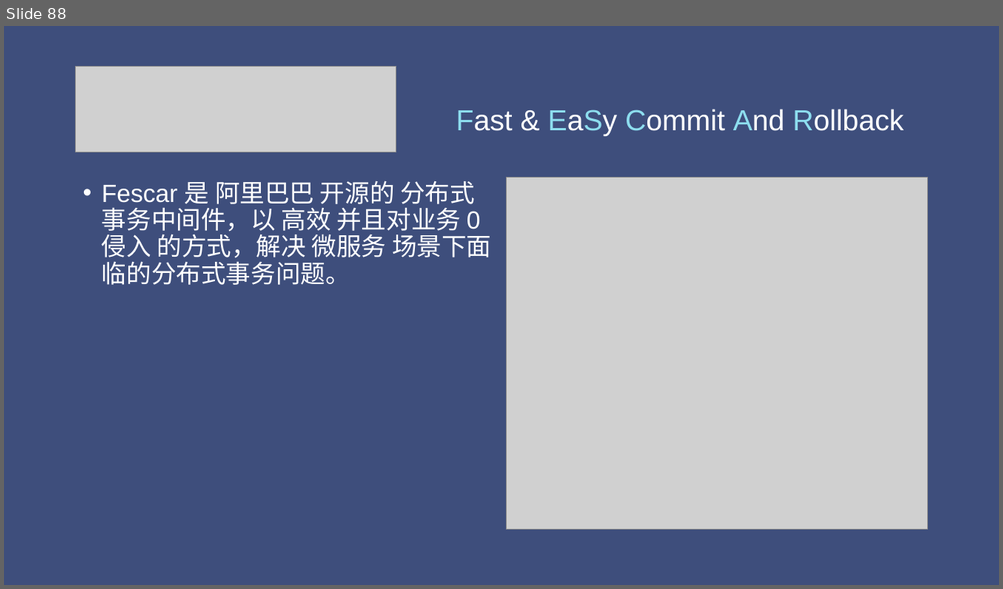
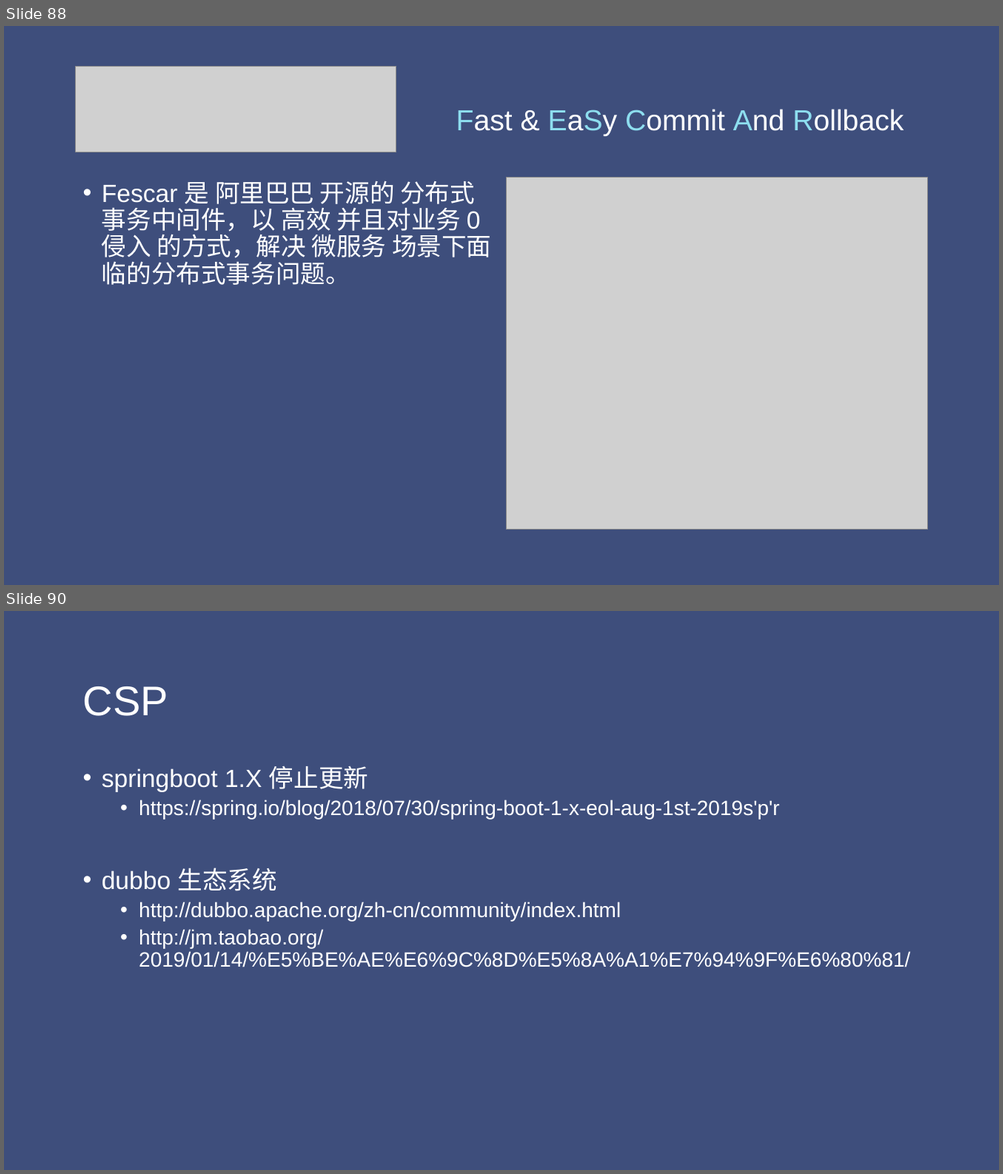
Before and after one commit to jungle0127/springcloudstudy, a slide deck: docs/distributedsystemtransaction.pptx. Shown one above the other, each under a label of ours: slide 88 before the commit, slides 88 and 90 after it; the slides between them are not shown. The pictures are 1003x589 and 1003x1174 pixels, drawn with LibreOffice and Linux fonts; fonts in the diff are those of the drawing; grey boxes stand for pictures. Boxes give left, top, right and bottom in pixels: in the first picture for what was removed or moved away, otherwise in the second. Text is boxed around its words. In the diff, an @@ line names an element or a change of style, - is before the commit and + after.

Commit message:
updated slides

```diff
--- a/docs/distributedsystemtransaction.pptx
+++ b/docs/distributedsystemtransaction.pptx
@@ slide 90 added at (4, 611, 999, 1170), background #3E4E7C @@
@@ title added at (83, 686, 168, 716), 40 pt, text #FFFFFF @@
+CSP
@@ text added at (102, 766, 910, 968), 20 pt, text #FFFFFF @@
+• springboot 1.X 停止更新
+  • https://spring.io/blog/2018/07/30/spring-boot-1-x-eol-aug-1st-2019s'p'r
+• dubbo 生态系统
+  • http://dubbo.apache.org/zh-cn/community/index.html
+  • http://jm.taobao.org/2019/01/14/%E5%BE%AE%E6%9C%8D%E5%8A%A1%E7%94%9F%E6%80%81/
```
Also in this commit, not shown: 1 other file.
